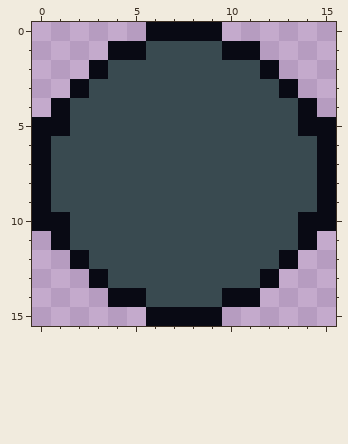
Pixel-art file, stored at Sprites/Post.aseprite. Above is the file before it was changed.
16x16 pixels, 1 frame.
And afterwards:
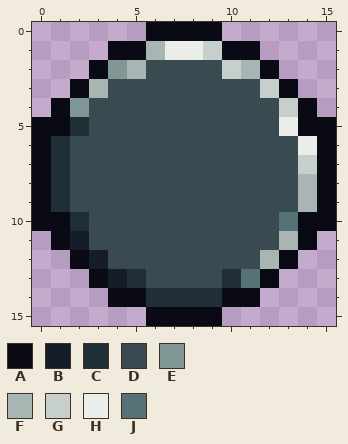
Palette (. is transparent): A #090a14  B #151d28  C #202e37  D #394a50  E #819796  F #a8b5b2  G #c7cfcc  H #ebede9  J #577277
The edit:
Changed rows in their new state; - is an unchanged pixel.
first column x 1:
 1 -----FHHG-----
 2 ---EF----GF---
 3 --F--------G--
 4 -E----------G-
 5 -C----------H-
 6 C------------H
 7 C------------G
 8 C------------F
 9 C------------F
10 -C----------J-
11 -B----------F-
12 --B--------F--
13 ---BC----CJ---
14 -----CCCC-----
Boxes around the changes in both pictures, in picture pixels (x1, y1, x2, y2):
changed: (51, 41, 317, 307)
